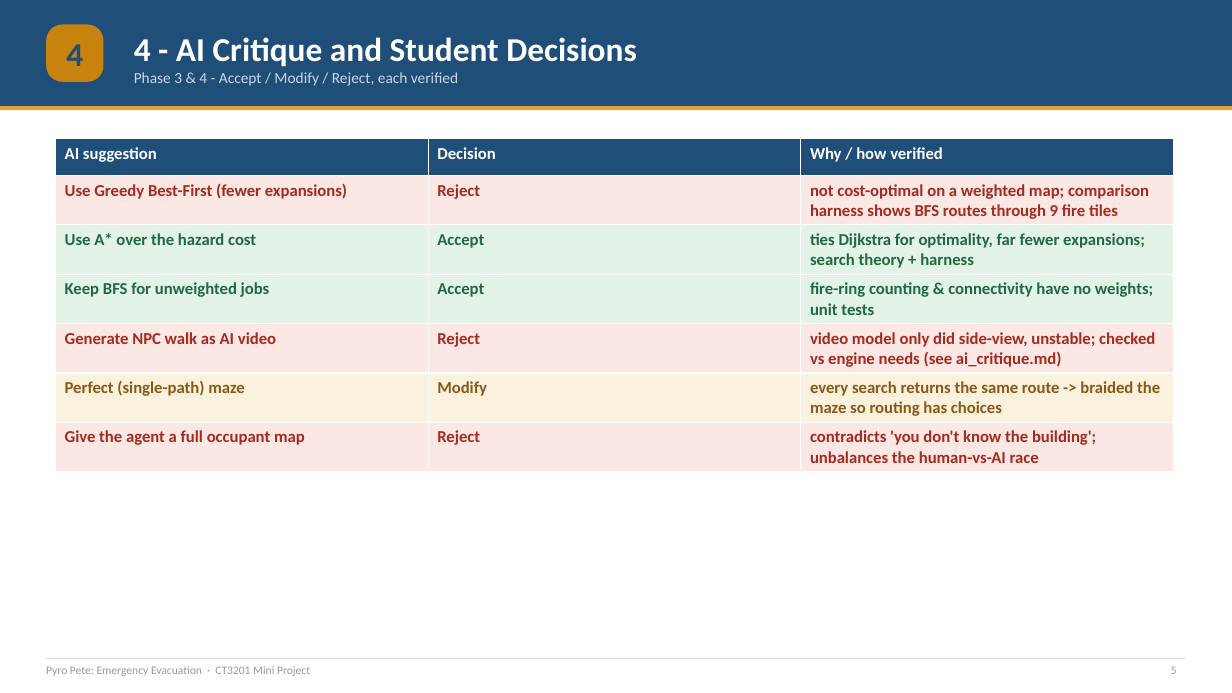
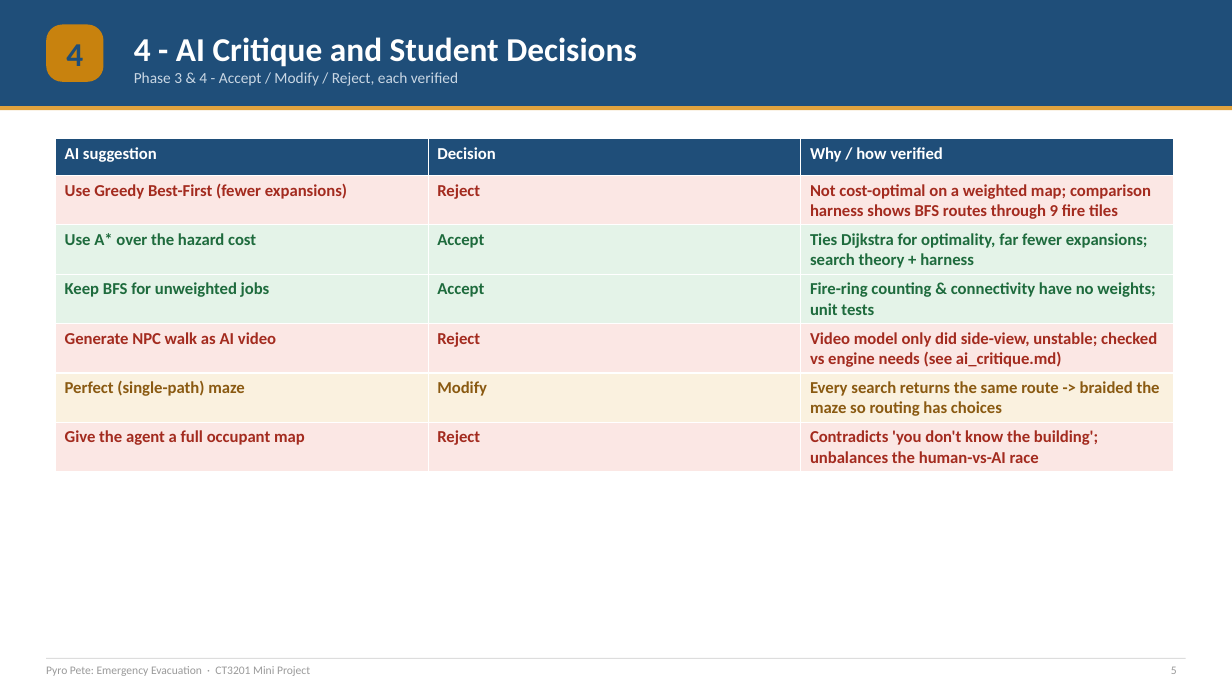
Before and after one commit to Jeb-Lee/CT3201_AI, a slide deck: slide 5 of docs/report/CT3201_Slides.pptx. Drawn at 1232x693 pixels with LibreOffice and Linux fonts; fonts in the diff are those of the drawing. Boxes give left, top, right and bottom in pixels: in the first picture for what was removed or moved away, otherwise in the second. Text is boxed around its words. In the diff, an @@ line names an element or a change of style, - is before the commit and + after.

```diff
--- a/docs/report/CT3201_Slides.pptx
+++ b/docs/report/CT3201_Slides.pptx
@@ table at bbox=[55, 139, 1173, 467] @@
-row 2, column 3: not cost-optimal on a weighted map; comparison harness shows BFS routes through 9 fire tiles
+row 2, column 3: Not cost-optimal on a weighted map; comparison harness shows BFS routes through 9 fire tiles
-row 3, column 3: ties Dijkstra for optimality, far fewer expansions; search theory + harness
+row 3, column 3: Ties Dijkstra for optimality, far fewer expansions; search theory + harness
-row 4, column 3: fire-ring counting & connectivity have no weights; unit tests
+row 4, column 3: Fire-ring counting & connectivity have no weights; unit tests
-row 5, column 3: video model only did side-view, unstable; checked vs engine needs (see ai_critique.md)
+row 5, column 3: Video model only did side-view, unstable; checked vs engine needs (see ai_critique.md)
-row 6, column 3: every search returns the same route -> braided the maze so routing has choices
+row 6, column 3: Every search returns the same route -> braided the maze so routing has choices
-row 7, column 3: contradicts 'you don't know the building'; unbalances the human-vs-AI race
+row 7, column 3: Contradicts 'you don't know the building'; unbalances the human-vs-AI race
```
Also in this commit, not shown: 7 other slides changed.
